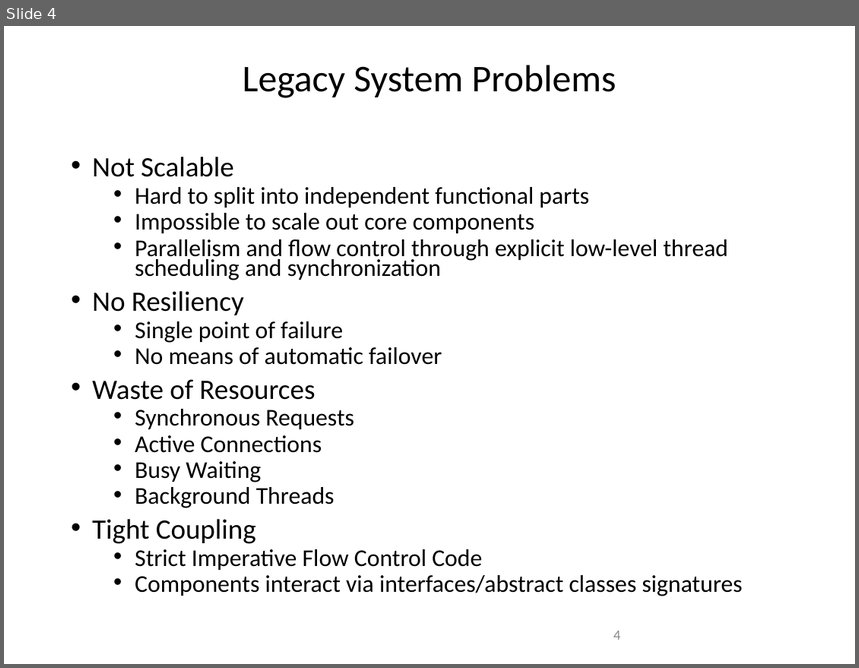
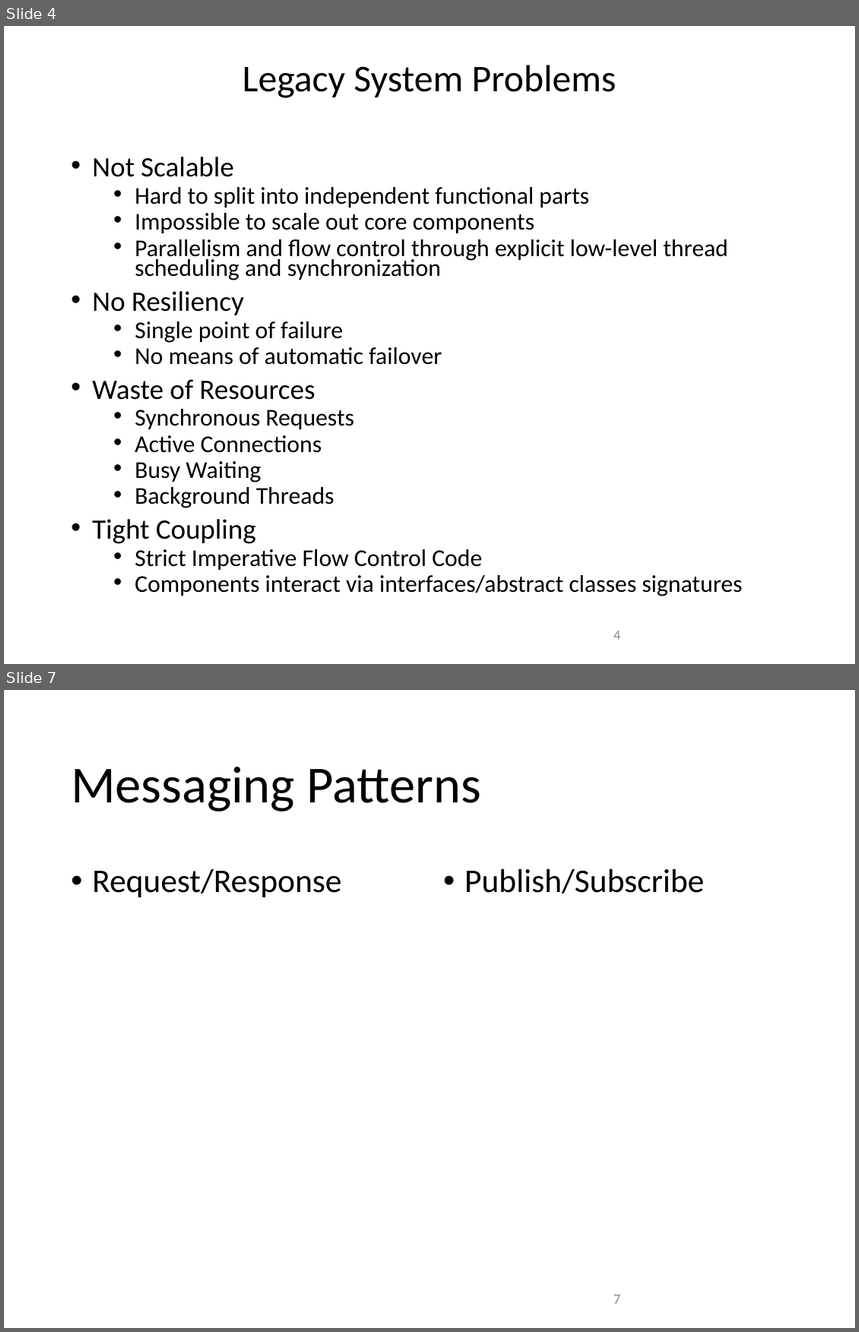
Before and after one commit to amichel/PaymentsGateway.MassTransit.Demo, a slide deck: Presentation/Service Bus Integration Patterns.pptx. Shown one above the other, each under a label of ours: slide 4 before the commit, slides 4 and 7 after it; the slides between them are not shown. The pictures are 859x668 and 859x1332 pixels, drawn with LibreOffice and Linux fonts; fonts in the diff are those of the drawing; background and template pictures are left out. Boxes give left, top, right and bottom in pixels: in the first picture for what was removed or moved away, otherwise in the second. Text is boxed around its words. In the diff, an @@ line names an element or a change of style, - is before the commit and + after.

```diff
--- a/Presentation/Service Bus Integration Patterns.pptx
+++ b/Presentation/Service Bus Integration Patterns.pptx
@@ slide 7 added at (x1=4, y1=690, x2=855, y2=1328), background picture (left out) @@
@@ title added at (x1=71, y1=767, x2=481, y2=812), 44 pt, text #000000 @@
+Messaging Patterns
@@ text added at (x1=92, y1=869, x2=341, y2=897), 28 pt, text #000000 @@
+• Request/Response
@@ text added at (x1=465, y1=869, x2=704, y2=894), 28 pt, text #000000 @@
+• Publish/Subscribe
@@ page number added at (x1=614, y1=1295, x2=620, y2=1304), 12 pt, text #8C8C8C @@
+7
```
Also in this commit, not shown: 3 slides changed, 3 other slides added, 3 slides removed, 2 other files.
